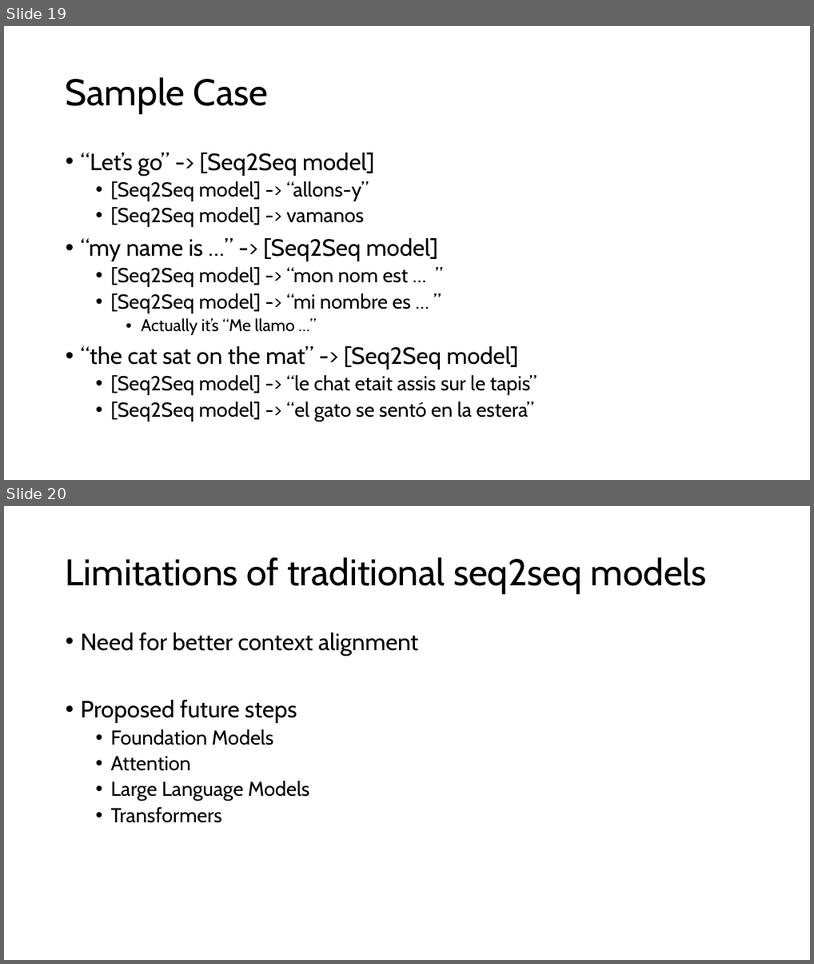
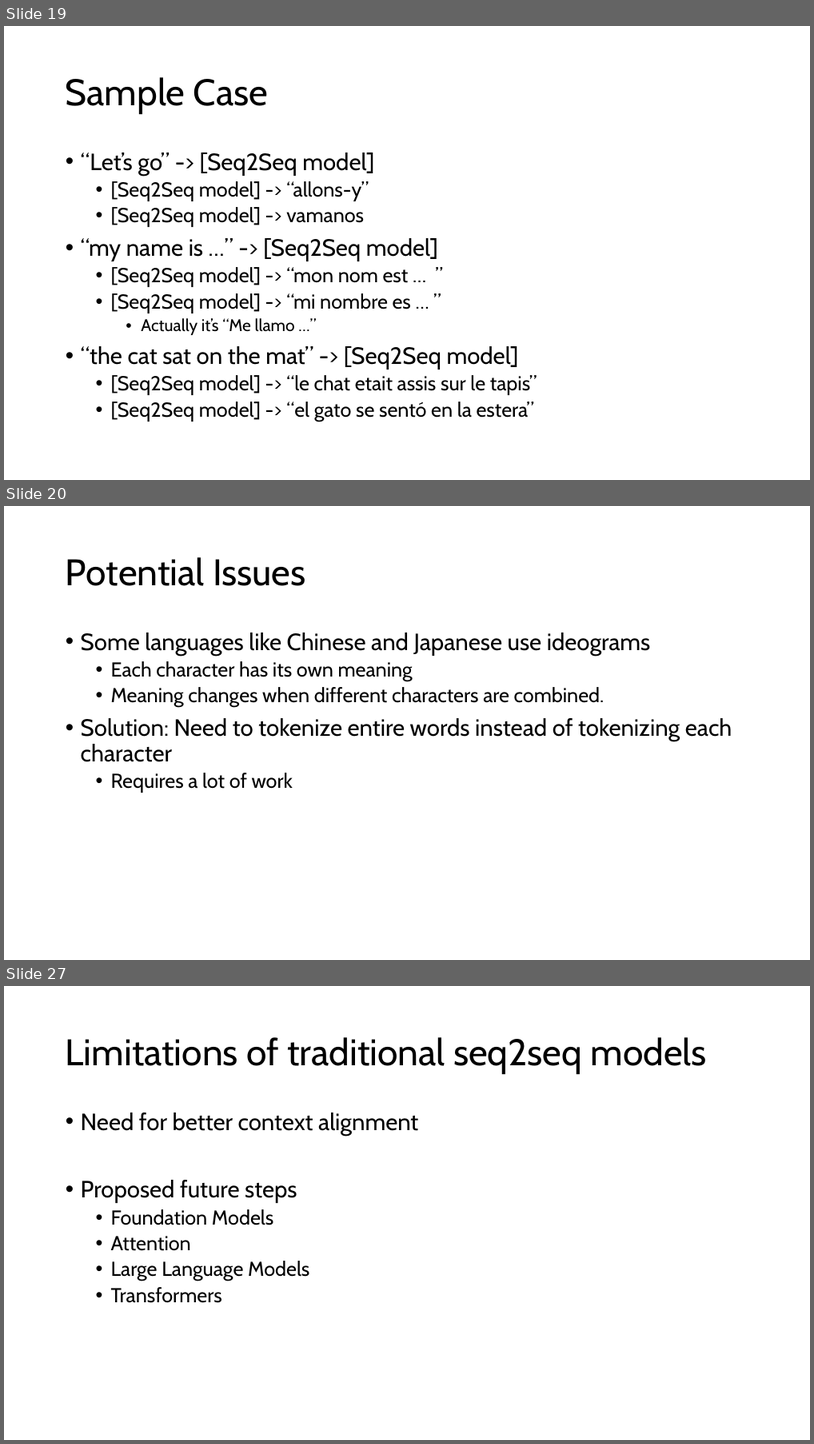
Before and after one commit to gvplacencia/nlp, a slide deck: Seq2Seq.pptx. Shown one above the other, each under a label of ours: slides 19 and 20 before the commit, slides 19, 20 and 27 after it; the slides between them are not shown. The pictures are 814x964 and 814x1444 pixels, drawn with LibreOffice and Linux fonts; fonts in the diff are those of the drawing. Boxes give left, top, right and bottom in pixels: in the first picture for what was removed or moved away, otherwise in the second. Text is boxed around its words. In the diff, an @@ line names an element or a change of style, - is before the commit and + after.

```diff
--- a/Seq2Seq.pptx
+++ b/Seq2Seq.pptx
@@ slide 20 added at [4,506,810,960], background #FFFFFF @@
@@ title added at [66,557,306,586], 44 pt, text #000000 @@
+Potential Issues
@@ text added at [81,632,732,792], 28 pt, text #000000 @@
+• Some languages like Chinese and Japanese use ideograms
+  • Each character has its own meaning
+  • Meaning changes when different characters are combined.
+• Solution: Need to tokenize entire words instead of tokenizing each character
+  • Requires a lot of work
@@ what was slide 20 is now slide 27 @@
```
Also in this commit, not shown: 5 slides changed, 7 other slides added.
